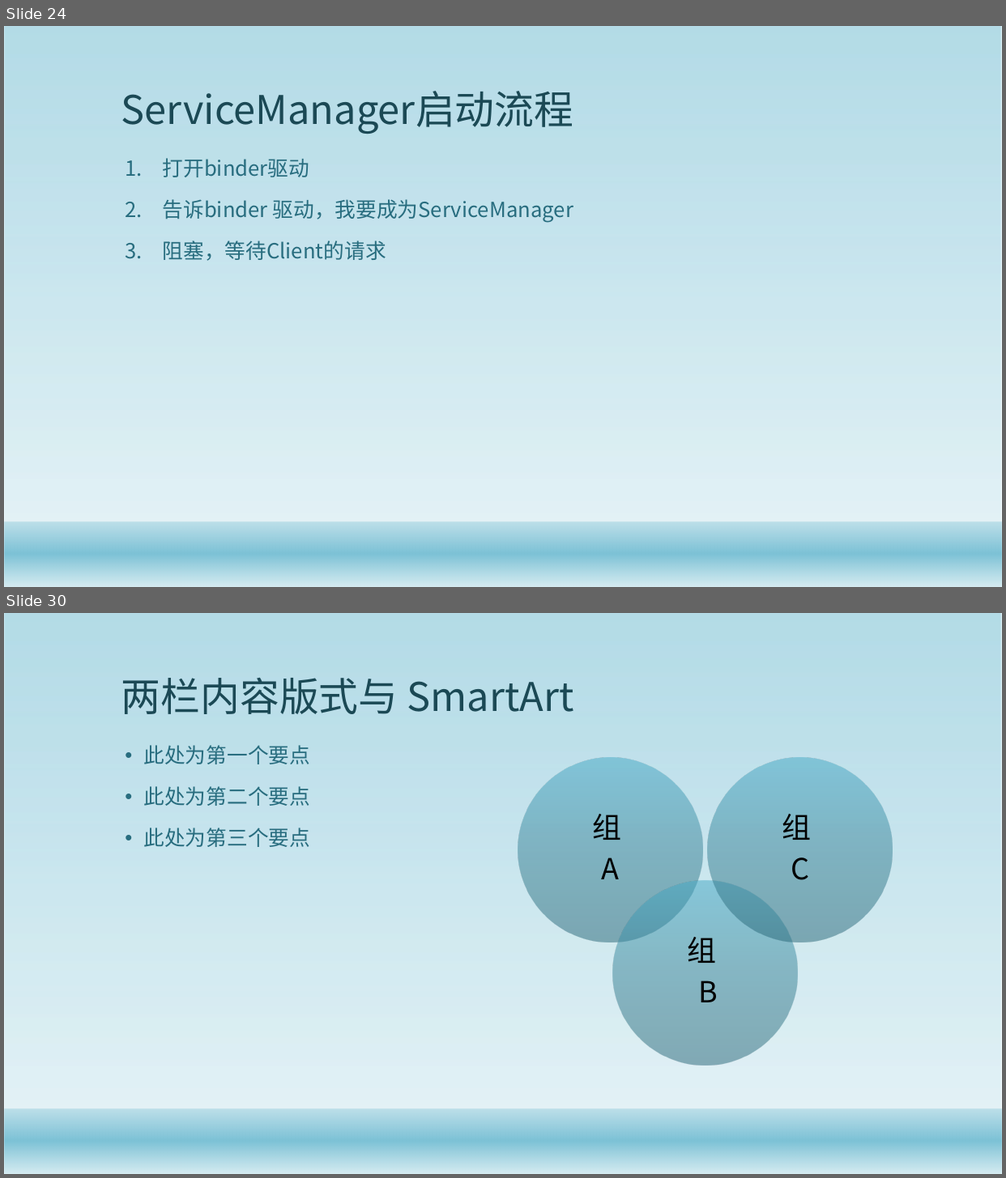
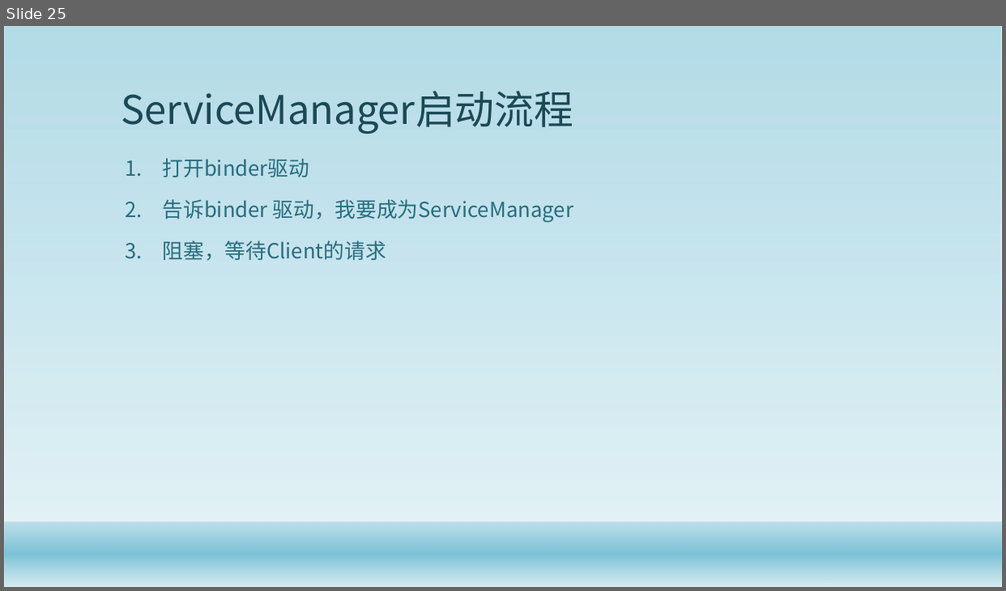
Before and after one commit to gaozhuo/binder-, a slide deck: 技术分享.pptx. Shown one above the other, each under a label of ours: slides 24 and 30 before the commit, slide 25 after it; the slides between them are not shown. The pictures are 1006x1178 and 1006x591 pixels, drawn with LibreOffice and Linux fonts; fonts in the diff are those of the drawing; background and template pictures are left out. Boxes give left, top, right and bottom in pixels: in the first picture for what was removed or moved away, otherwise in the second. Text is boxed around its words. In the diff, an @@ line names an element or a change of style, - is before the commit and + after.

```diff
--- a/技术分享.pptx
+++ b/技术分享.pptx
@@ slide 30 removed at [4,613,1002,1174], background #FFFFFF; not listed: 2 template elements that a slide beside it also shows @@
@@ title removed at [121,678,573,714] @@
-两栏内容版式与 SmartArt
@@ text removed at [143,745,310,847] @@
-• 此处为第一个要点
-• 此处为第二个要点
-• 此处为第三个要点
@@ group removed at [518,757,892,1064]: 3 ellipses, 3 texts @@
-组
-A
-组
-B
-组
-C
@@ what was slide 24 is now slide 25 @@
```
Also in this commit, not shown: 4 slides changed, 14 slides added, 16 other slides removed, 10 other files.
